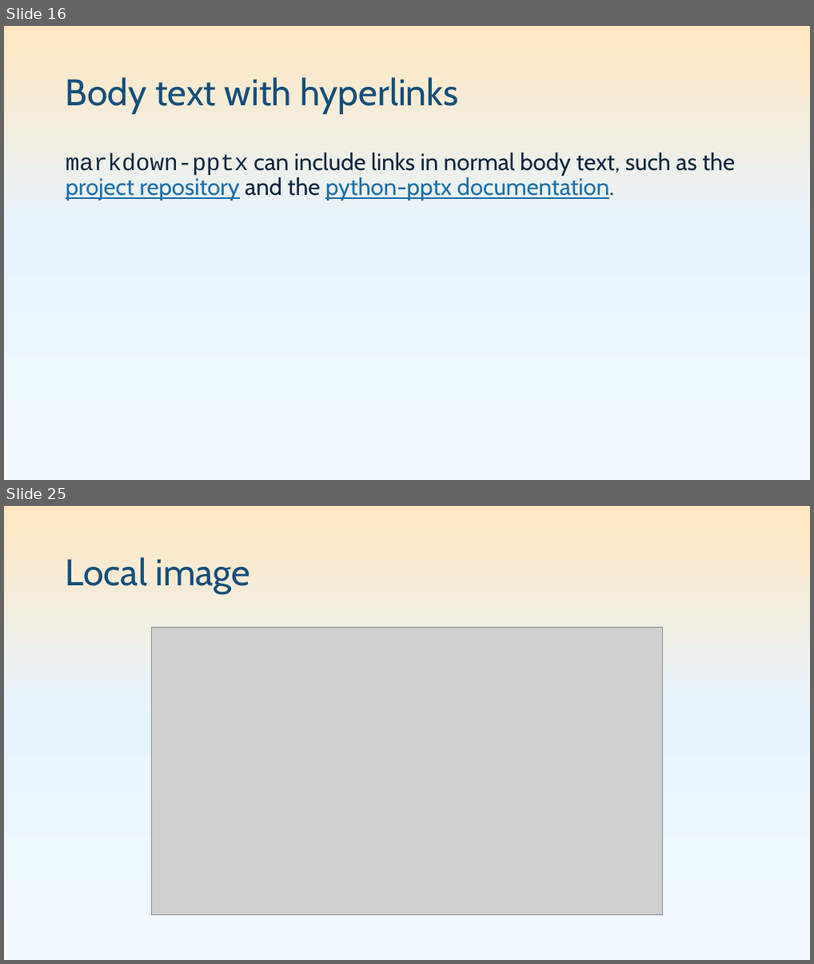
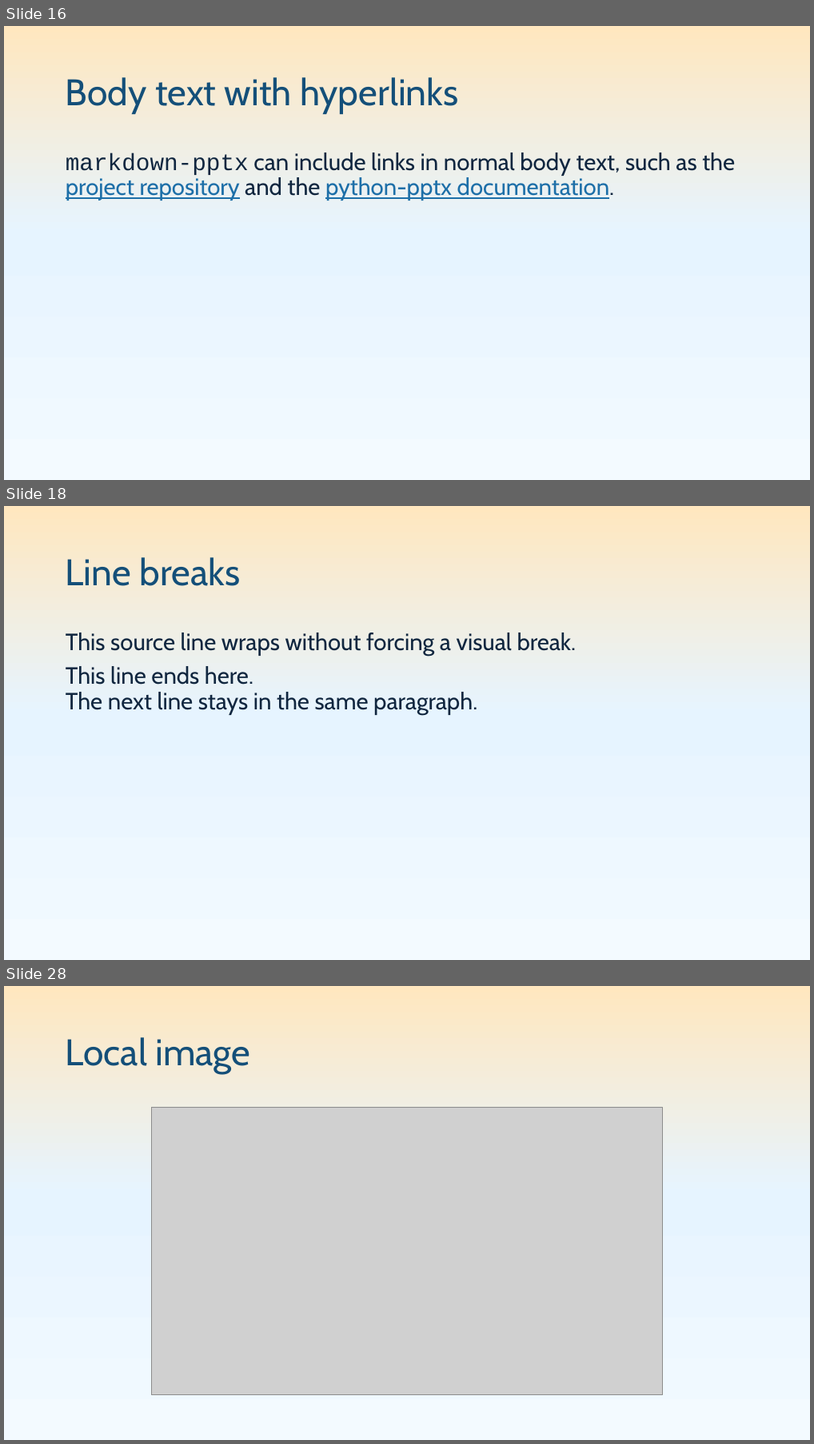
Before and after one commit to pseudosavant/markdown-pptx, a slide deck: sample/showcase.pptx. Shown one above the other, each under a label of ours: slides 16 and 25 before the commit, slides 16, 18 and 28 after it; the slides between them are not shown. The pictures are 814x964 and 814x1444 pixels, drawn with LibreOffice and Linux fonts; fonts in the diff are those of the drawing; grey boxes stand for pictures. Boxes give left, top, right and bottom in pixels: in the first picture for what was removed or moved away, otherwise in the second. Text is boxed around its words. In the diff, an @@ line names an element or a change of style, - is before the commit and + after.

```diff
--- a/sample/showcase.pptx
+++ b/sample/showcase.pptx
@@ slide 18 added at box(4, 506, 810, 960), background gradient #F3FAFF to #E6F4FF to #FFE7BF @@
@@ title added at box(66, 557, 241, 586), 44 pt, text #144F79 @@
+Line breaks
@@ text added at box(66, 632, 577, 715), 28 pt, text #10263F @@
+This source line wraps without forcing a visual break.
+This line ends here.
+The next line stays in the same paragraph.
@@ what was slide 25 is now slide 28 @@
```
Also in this commit, not shown: 8 slides changed, 2 other slides added, 16 other files.
